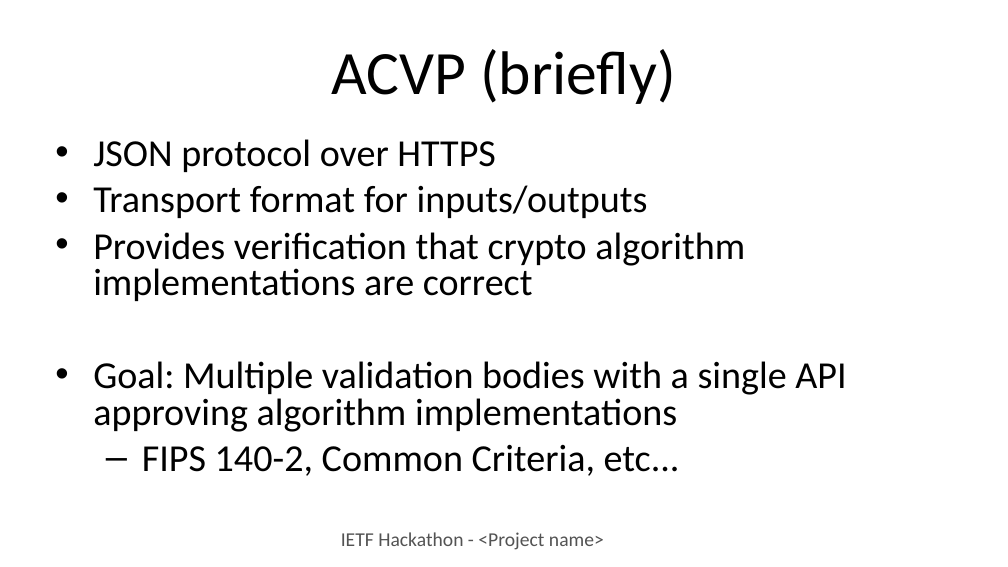
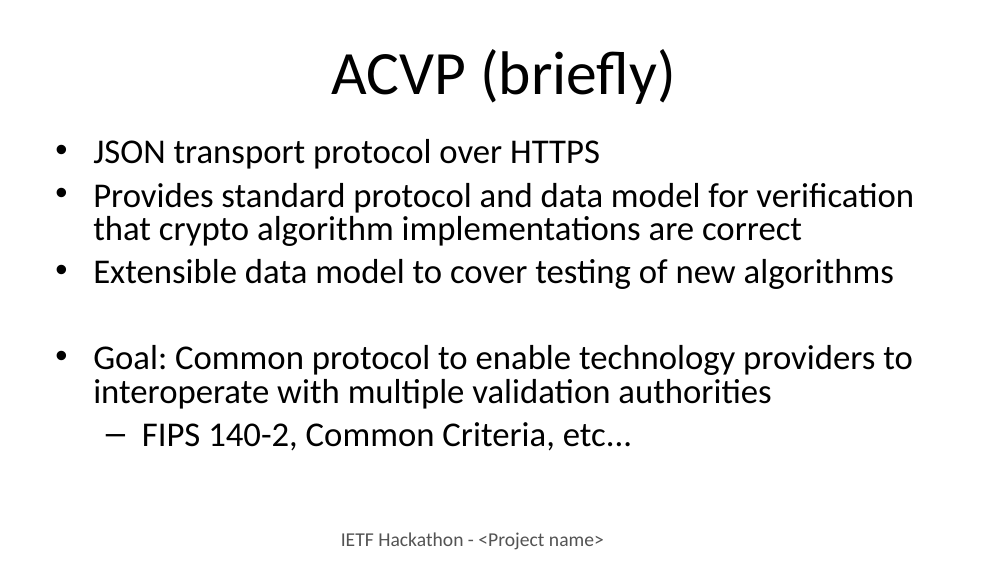
Before and after one commit to IETF-Hackathon/ietf104-project-presentations, a slide deck: slide 2 of acvp-hackathon104.pptx. Drawn at 1008x567 pixels with LibreOffice and Linux fonts; fonts in the diff are those of the drawing. Boxes give left, top, right and bottom in pixels: in the first picture for what was removed or moved away, otherwise in the second. Text is boxed around its words. In the diff, an @@ line names an element or a change of style, - is before the commit and + after.

Commit message:
Updates ACVP slides

```diff
--- a/acvp-hackathon104.pptx
+++ b/acvp-hackathon104.pptx
@@ text at box(93, 139, 914, 409): text changed; size 27.2 to 24.8 pt @@
-• JSON protocol over HTTPS
-• Transport format for inputs/outputs
-• Provides verification that crypto algorithm implementations are correct
-• Goal: Multiple validation bodies with a single API approving algorithm implementations
+• JSON transport protocol over HTTPS
+• Provides standard protocol and data model for verification that crypto algorithm implementations are correct
+• Extensible data model to cover testing of new algorithms
+• Goal: Common protocol to enable technology providers to interoperate with multiple validation authorities
@@ text at box(142, 422, 632, 451): size 27.2 to 24.8 pt in "FIPS 140-2, Common Criteria, etc..." @@
```
Also in this commit, not shown: 4 other slides changed.
